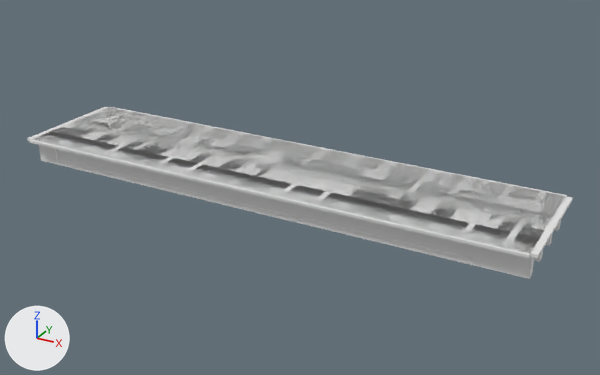
An edit to the OBJ model IFC/PSC/Darbhanga/Sup_Str/D_45_2L_OF_P/model.obj, drawn before and after from the same camera.
Rendered twice from a 50 mm lens placed at (55.1, -51.0, 26.1), pointed at (24.5, 4.8, -1.8). Every picture has the same lights, and +X, +Y and +Z are marked at lower left. The first picture is the older version. Where no turn or scale is listed for an object, it has been applied to the vertices. Vertices at exactly the same position are counted once.

In view in the first picture: 'model'.
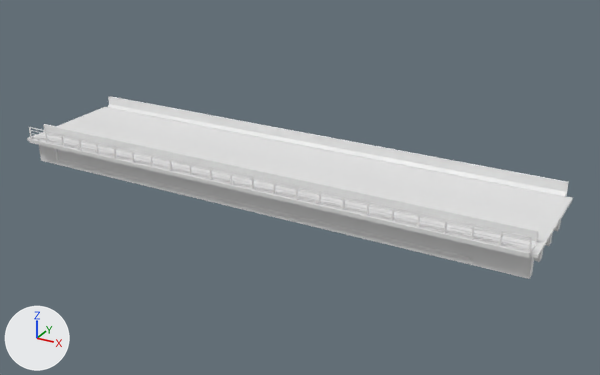
Boxes (x1, y1, x2, y2) around the edits, measured in the pictures (600 x 375 px):
'model', reshaped (6% taller): before (27, 107, 573, 279); after (27, 96, 573, 279)
part 1 of me_model, added: after (30, 127, 532, 238)
part 2 of me_model, added: after (31, 136, 529, 250)
part 3 of me_model, added: after (31, 133, 529, 246)
part 4 of me_model, added: after (30, 130, 530, 242)
part 5 of me_model, added: after (29, 96, 569, 255)

What the commit changed:
me_model is used by ob_model.
me_model had 8822 vertices, 26912 faces and spanned x -0.5..45.5, y -1.1..9.9, z -2.3..0.0.
me_model now has 9080 vertices, 27304 faces and spans x -0.5..45.5, y -1.1..9.9, z -2.3..1.2.
me_model part 1: a new loose piece, a box spanning x 0.0..45.0, y -0.977..-0.897, z 1.12..1.2.
me_model part 2: a new loose piece, a box spanning x 0.0..45.0, y -0.962..-0.913, z 0.275..0.325.
me_model part 3: a new loose piece, a box spanning x 0.0..45.0, y -0.962..-0.912, z 0.575..0.625.
me_model part 4: a new loose piece, a box spanning x 0.0..45.0, y -0.962..-0.912, z 0.875..0.925.
Part 5, on me_model:
17 vertices are added at x 0.0, y -1.1..9.9, z 0.0..1.1.
17 new vertices lie (45.0, 0.0, 0.0) away from vertices in x 0.0, y -1.1..9.9, z 0.0..1.1.
56 new faces join them.
Other edits to the shape of me_model do not show in these pictures.
